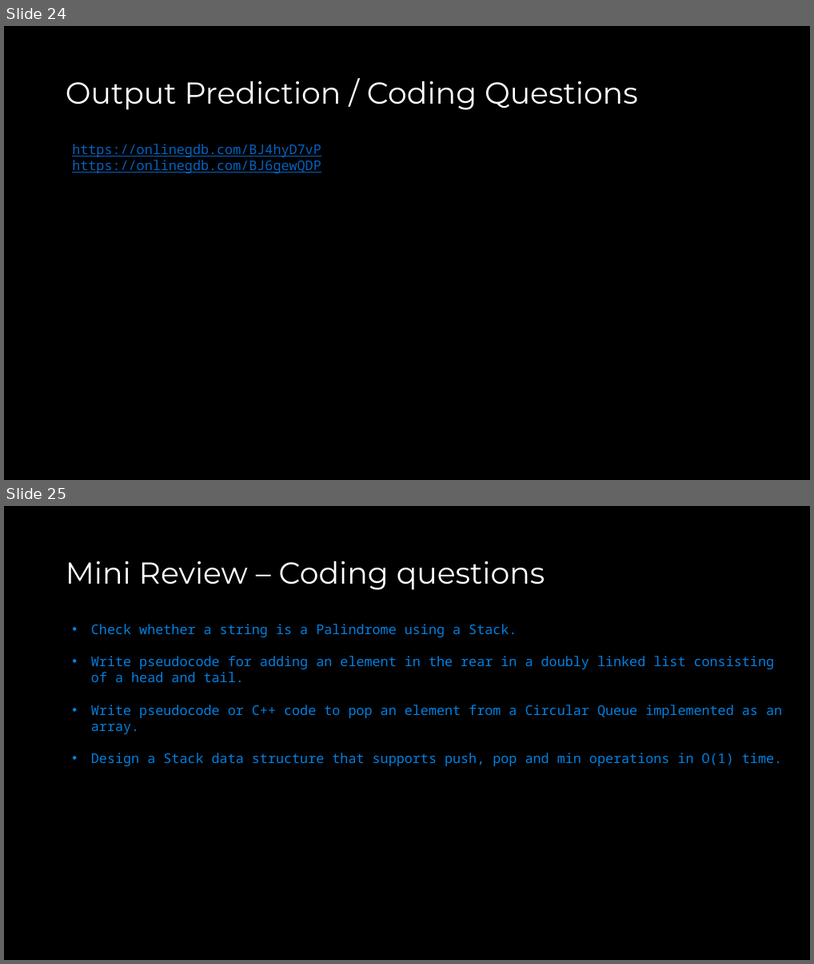
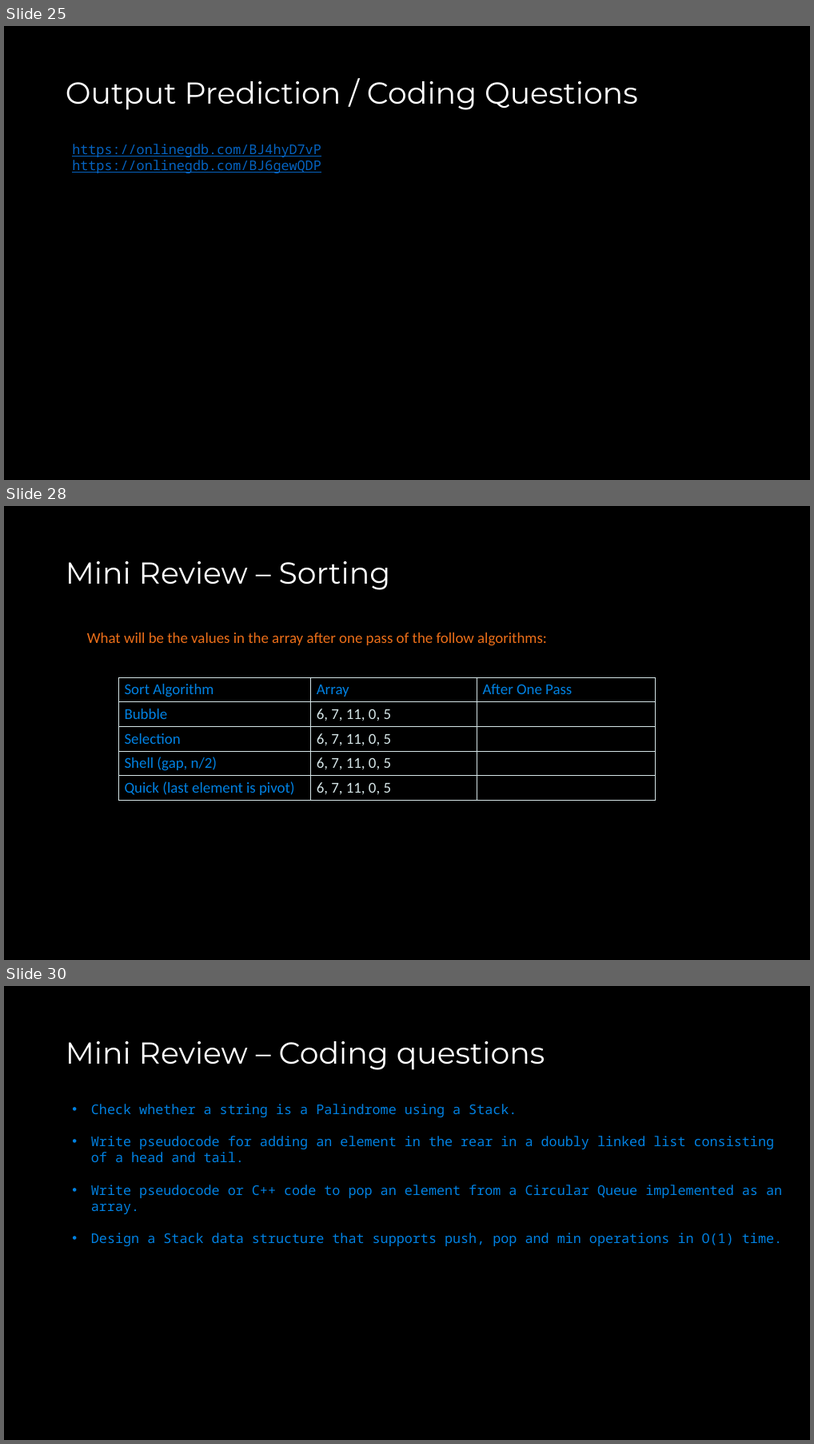
Before and after one commit to COP3530/Instructional-Content, a slide deck: Slides/Slides-PPT/Exam 1 - Review A.pptx. Shown one above the other, each under a label of ours: slides 24 and 25 before the commit, slides 25, 28 and 30 after it; the slides between them are not shown. The pictures are 814x964 and 814x1444 pixels, drawn with LibreOffice and Linux fonts; fonts in the diff are those of the drawing. Boxes give left, top, right and bottom in pixels: in the first picture for what was removed or moved away, otherwise in the second. Text is boxed around its words. In the diff, an @@ line names an element or a change of style, - is before the commit and + after.

Commit message:
exam review a updated

```diff
--- a/Slides/Slides-PPT/Exam 1 - Review A.pptx
+++ b/Slides/Slides-PPT/Exam 1 - Review A.pptx
@@ slide 28 added at (4, 506, 810, 960), background #000000 @@
@@ title added at (66, 561, 391, 590), 36 pt, text #FFFFFF @@
+Mini Review – Sorting
@@ text added at (87, 632, 547, 646), 18 pt, text #EB6E19 @@
+What will be the values in the array after one pass of the follow algorithms:
@@ table added at (118, 677, 656, 800), 5 rows, 3 columns @@
+Sort Algorithm | Array | After One Pass
+Bubble | 6, 7, 11, 0, 5 | 
+Selection | 6, 7, 11, 0, 5 | 
+Shell (gap, n/2) | 6, 7, 11, 0, 5 | 
+Quick (last element is pivot) | 6, 7, 11, 0, 5 | 
@@ what was slide 24 is now slide 25 @@
@@ what was slide 25 is now slide 30 @@
```
Also in this commit, not shown: 1 slide changed, 4 other slides added, 1 other file.
